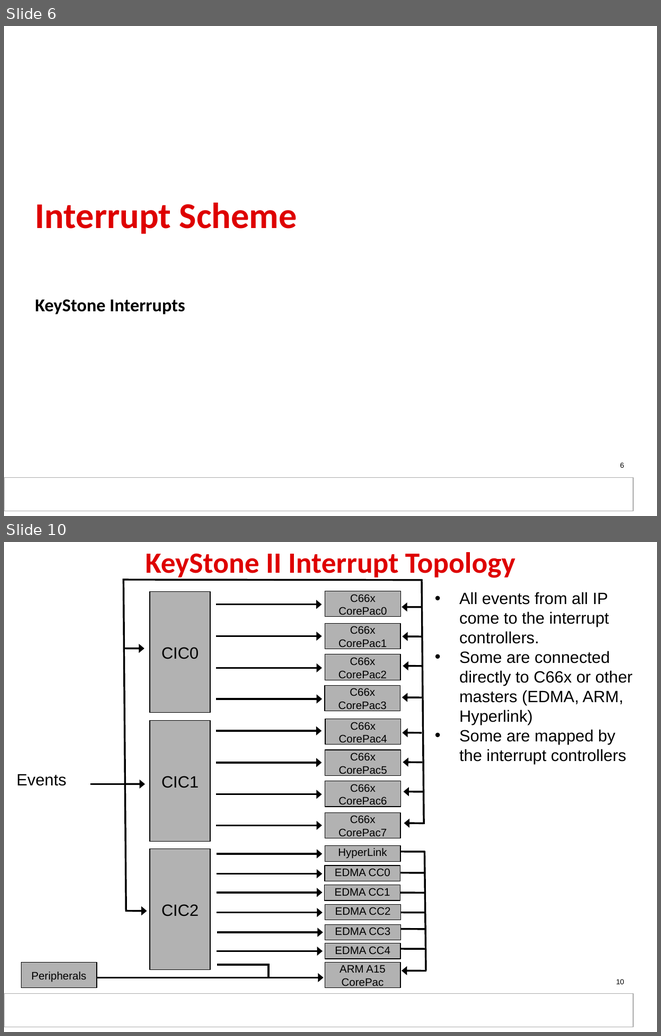
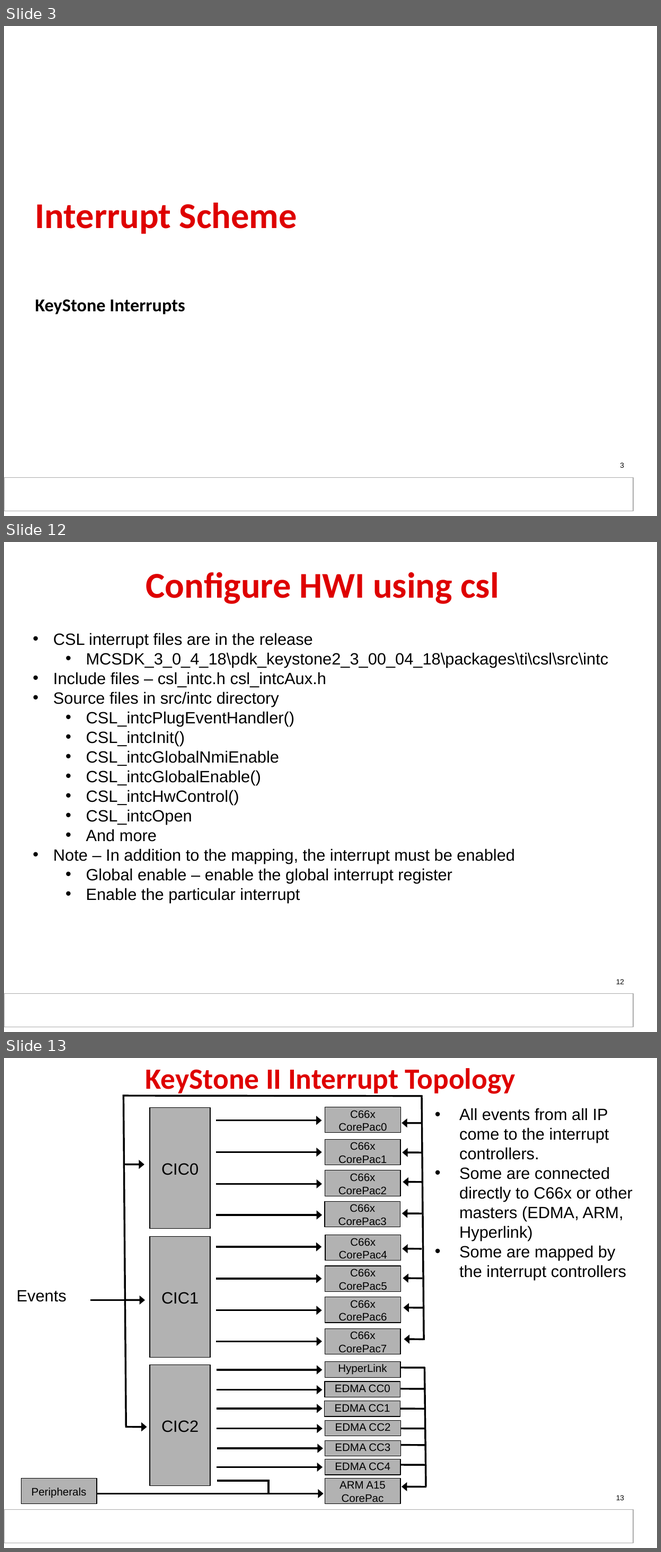
Before and after one commit to hari1989/keystone-workshop, a slide deck: slides/KeyStone_Interrupts.pptx. Shown one above the other, each under a label of ours: slides 6 and 10 before the commit, slides 3, 12 and 13 after it; the slides between them are not shown. The pictures are 661x1036 and 661x1552 pixels, drawn with LibreOffice and Linux fonts; fonts in the diff are those of the drawing; background and template pictures are left out. Boxes give left, top, right and bottom in pixels: in the first picture for what was removed or moved away, otherwise in the second. Text is boxed around its words. In the diff, an @@ line names an element or a change of style, - is before the commit and + after.

```diff
--- a/slides/KeyStone_Interrupts.pptx
+++ b/slides/KeyStone_Interrupts.pptx
@@ slide 12 added at [4,542,657,1032], background #FFFFFF; not listed: 2 template elements that a slide beside it also shows @@
@@ title added at [146,572,499,604], 40 pt, text #DE0000, bold @@
+Configure HWI using csl
@@ text added at [53,633,609,902], 18 pt, text #000000 @@
+• CSL interrupt files are in the release
+  • MCSDK_3_0_4_18\pdk_keystone2_3_00_04_18\packages\ti\csl\src\intc
+• Include files – csl_intc.h csl_intcAux.h
+• Source files in src/intc directory
+  • CSL_intcPlugEventHandler()
+  • CSL_intcInit()
+  • CSL_intcGlobalNmiEnable
+  • CSL_intcGlobalEnable()
+  • CSL_intcHwControl()
+  • CSL_intcOpen
+  • And more
+• Note – In addition to the mapping, the interrupt must be enabled
+  • Global enable – enable the global interrupt register
+  • Enable the particular interrupt
@@ page number added at [616,979,624,984], 8 pt, text #000000 @@
+12
@@ what was slide 6 is now slide 3 @@
@@ page number at [620,462,624,467]: text changed @@
-6
+3
@@ what was slide 10 is now slide 13 @@
@@ page number at [616,1495,624,1500]: text changed @@
-10
+13
```
Also in this commit, not shown: 5 slides changed, 9 other slides added, 7 slides removed.
